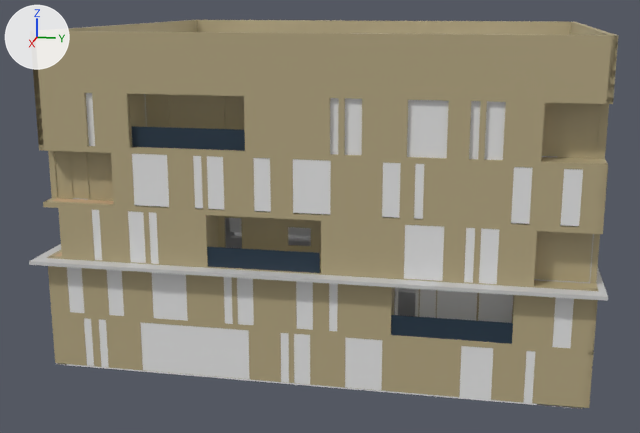
A saved change to the FBX model Assets/Resources/Models/Scene/BossScene.fbx.
Camera for both pictures: a camera (50 mm lens) standing at (3.76, 0.57, 0.63) and looking at (-0.17, -0.22, -0.35). The lights are fixed; the arrows at upper left show +X, +Y and +Z. Where no turn or scale is listed for an object, it has been applied to the vertices. Vertices at the same position are counted once.

Names of what the first picture shows: 'Line025', 'Line031', 'Line032', 'Line033', 'Line034', 'Line037', 'Object039', 'Object049', 'Object053', 'Object056', 'Plane006', 'wall'.
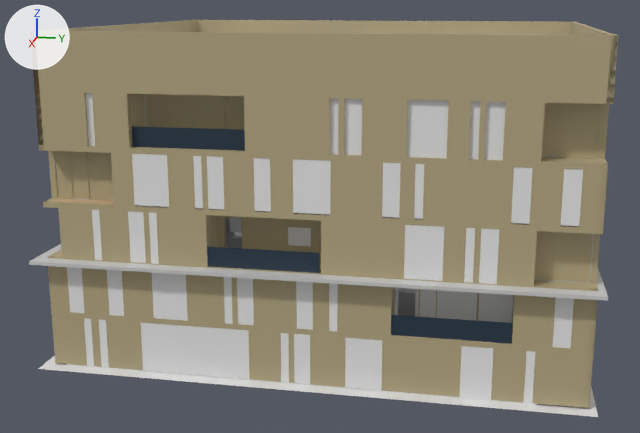
The change, as JSON lines over the scene's bpy script:
```json
{"block": "me_mesh_054", "where": "me_mesh_054.from_pydata(...)  # 12 vertices, 4 faces; spans x -0.92..0.92, y -1.04..1.02, z 0.0"}
{"block": "me_mesh_054", "where": "# used by ob_plane020; location = (-0.24, -0.101, -0.808)"}
{"block": "me_mesh_054", "change": "me_mesh_054 part 1"}
{"op": "set", "path": "me_mesh_054.vertices[0].co", "old": "(-0.92, -1.04, 0.0)", "new": "(-0.98, -1.09, 0.0)"}
{"op": "set", "path": "me_mesh_054.vertices[1].co", "old": "(0.92, -1.04, 0.0)", "new": "(0.98, -1.09, 0.0)", "note": "pixel (55, 364) -> pixel (37, 368)"}
{"op": "set", "path": "me_mesh_054.vertices[2].co", "old": "(-0.92, 1.02, 0.0)", "new": "(-0.98, 1.07, 0.0)"}
{"op": "set", "path": "me_mesh_054.vertices[3].co", "old": "(0.92, 1.02, 0.0)", "new": "(0.98, 1.07, 0.0)", "note": "pixel (583, 408) -> pixel (598, 417)"}
{"op": "set", "path": "me_mesh_054.vertices[4].co", "old": "(0.39, 1.02, 0.0)", "new": "(0.39, 1.07, 0.0)"}
{"op": "set", "path": "me_mesh_054.vertices[5].co", "old": "(0.39, -1.04, 0.0)", "new": "(0.39, -1.09, 0.0)"}
{"op": "set", "path": "me_mesh_054.vertices[6].co", "old": "(-0.42, -1.04, 0.0)", "new": "(-0.42, -1.09, 0.0)"}
{"op": "set", "path": "me_mesh_054.vertices[7].co", "old": "(-0.42, 1.02, 0.0)", "new": "(-0.42, 1.07, 0.0)"}
{"op": "add", "block": "me_mesh_075", "code": ["me_mesh_075 = bpy.data.meshes.new('Mesh.075')", "me_mesh_075.from_pydata(...)  # a box spanning x -0.001..0.0, y -0.045..0.045, z -0.0364..0.0364"]}
{"op": "add", "block": "ob_plane032", "code": ["ob_plane032 = bpy.data.objects.new('Plane032', me_mesh_075)", "ob_plane032.location = (0.52, -0.163, -0.265)"]}
```

Where the change shows, as pixel boxes [x1, y1, x2, y2] in the pictures (640 x 433 px):
```json
{"object": "Plane020", "change": "reshaped", "before": [56, 363, 583, 409], "after": [38, 356, 598, 417]}
{"object": "Plane032", "change": "added", "after": [288, 227, 311, 246]}
```
